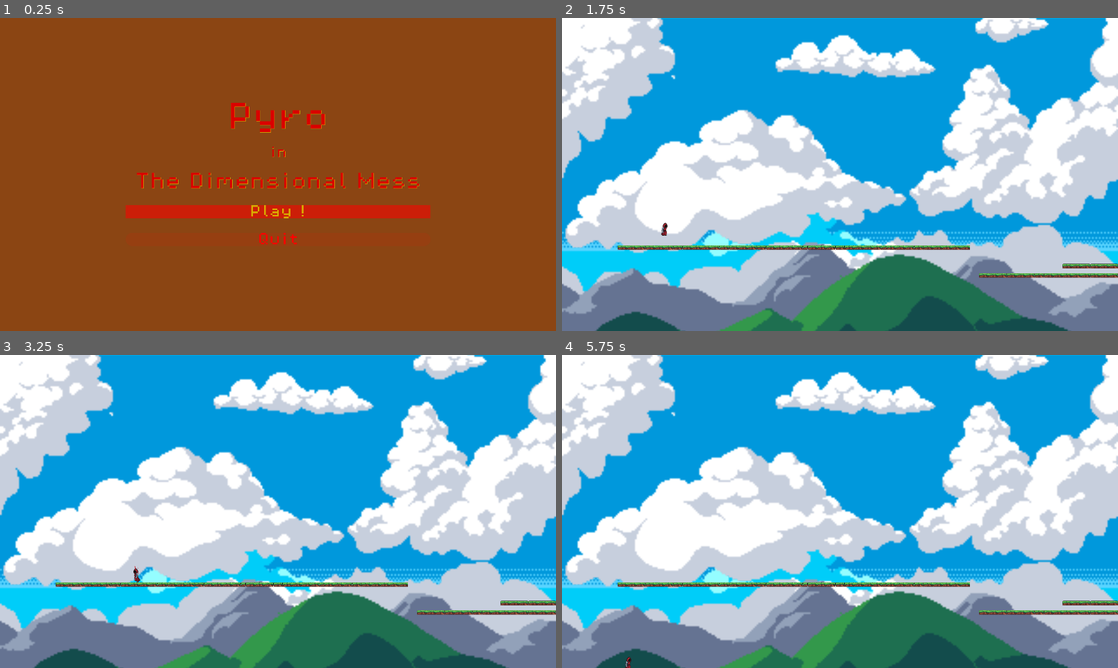
Above: before the commit, frames 1-4 (two rows, left to right).
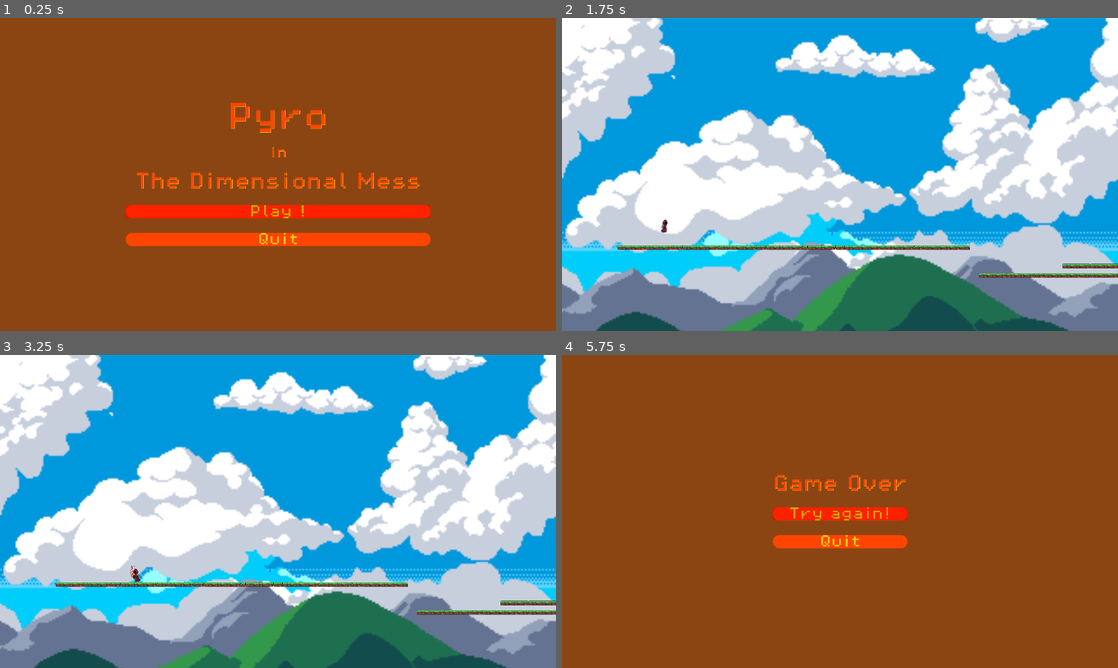
Above: after the commit, the same moments.

Repository: Ezveus/pyro_dimensional_mess
Game: Godot game, scene res://Scenes/Screens/StartScreen/start_screen.tscn
Two runs of this game, one before a commit and one after it. Both use one fixed random seed, a clock stepped at 60 frames per second and the inputs below.
Inputs:
- Up to frame 1 (0.25 s): no input
- Up to frame 2 (1.75 s): click "Play !" at 0.5 s; hold Right (move_right) from 1.28 s (still down); tap Space (jump) at 1.52 s
- Up to frame 3 (3.25 s): tap Enter at 2 s; tap Space (jump) at 2.27 s; release Right (move_right) at 2.78 s; hold Left (move_left) from 2.78 s (still down)
- Up to frame 4 (5.75 s): tap Space (jump) at 3.77, 4.25, 4.52, 5.27 s; release Left (move_left) at 5.03 s; hold Right (move_right) from 5.03 s (still down)

The runs differ from the first frame. In frame 1, 5.7% of the frame differs, in the area x 22-78%, y 27-73%; in frame 2, less than 0.1%; in frame 3, less than 0.1%; in frame 4, 100%, in the area x 0-100%, y 0-100%.

Commit message:
game_over: Add game_over screen with its music
- Add colorpicker addon and dedicated Gimp Palette
- Remake Theme using the new palette

Diff:
--- a/Scenes/Characters/Pyromancer/pyromancer.gd
+++ b/Scenes/Characters/Pyromancer/pyromancer.gd
@@ -1,20 +1,14 @@
 extends CharacterBody2D
 
 const SPEED = 200.0
-const JUMP_VELOCITY = -250.0
+const JUMP_VELOCITY = -300.0
+
+signal dead
 
 # Get the gravity from the project settings to be synced with RigidBody nodes.
 var gravity = ProjectSettings.get_setting("physics/2d/default_gravity")
 
-var original_position = Vector2(0, 0)
-
 @onready var animated_sprite = $AnimatedSprite2D
-
-func _ready():
-	print("Ready 1: X: %d, Y: %d" % [original_position.x, original_position.y])
-	original_position.x = position.x
-	original_position.y = position.y
-	print("Ready 2: X: %d, Y: %d" % [original_position.x, original_position.y])
 
 func _physics_process(delta):
 	# Input direction: -1, 0, 1
@@ -46,7 +40,6 @@
 
 	move_and_slide()
 
-func reset():
-	position.x = original_position.x
-	position.y = original_position.y
-	print("Reset: X: %d, Y: %d" % [original_position.x, original_position.y])
+func die():
+	animated_sprite.play('death')
+	dead.emit()
--- a/Scenes/Levels/level_1/level_1.gd
+++ b/Scenes/Levels/level_1/level_1.gd
@@ -1 +1,7 @@
 extends Node2D
+
+func _on_pyromancer_dead():
+	call_deferred("change_scene_to_game_over")
+
+func change_scene_to_game_over():
+	get_tree().change_scene_to_file("res://Scenes/Screens/GameOverScreen/game_over_screen.tscn")
--- a/Scenes/Levels/level_1/level_1.tscn
+++ b/Scenes/Levels/level_1/level_1.tscn
@@ -785,3 +785,5 @@
 shape = SubResource("WorldBoundaryShape2D_c6288")
 
 [node name="Level1" parent="." instance=ExtResource("9_d2nla")]
+
+[connection signal="dead" from="Pyromancer" to="." method="_on_pyromancer_dead"]
--- /dev/null
+++ b/Scenes/Music/game_over.tscn
@@ -0,0 +1,7 @@
+[gd_scene load_steps=2 format=3 uid="uid://i5qmt54apcit"]
+
+[ext_resource type="AudioStream" uid="uid://b10idiul23gq3" path="res://Assets/Music/game_over.wav" id="1_26aiu"]
+
+[node name="GameOver" type="AudioStreamPlayer"]
+stream = ExtResource("1_26aiu")
+autoplay = true
--- /dev/null
+++ b/Scenes/Screens/GameOverScreen/game_over_screen.gd
@@ -0,0 +1,10 @@
+extends Control
+
+func _ready():
+	$VBoxContainer/TryAgainButton.grab_focus()
+
+func _on_quit_button_pressed():
+	get_tree().quit()
+
+func _on_try_again_button_pressed():
+	get_tree().change_scene_to_file("res://Scenes/Levels/level_1/level_1.tscn")
--- /dev/null
+++ b/Scenes/Screens/GameOverScreen/game_over_screen.tscn
@@ -0,0 +1,61 @@
+[gd_scene load_steps=4 format=3 uid="uid://67b2cj8y4qjx"]
+
+[ext_resource type="Theme" uid="uid://cdwqgphxj12ib" path="res://Theme/theme.tres" id="1_gbtox"]
+[ext_resource type="PackedScene" uid="uid://i5qmt54apcit" path="res://Scenes/Music/game_over.tscn" id="2_o1tqc"]
+[ext_resource type="Script" path="res://Scenes/Screens/GameOverScreen/game_over_screen.gd" id="2_sqk1r"]
+
+[node name="GameOverScreen" type="Control"]
+layout_mode = 3
+anchors_preset = 15
+anchor_right = 1.0
+anchor_bottom = 1.0
+grow_horizontal = 2
+grow_vertical = 2
+theme = ExtResource("1_gbtox")
+script = ExtResource("2_sqk1r")
+
+[node name="VBoxContainer" type="VBoxContainer" parent="."]
+layout_mode = 1
+anchors_preset = 8
+anchor_left = 0.5
+anchor_top = 0.5
+anchor_right = 0.5
+anchor_bottom = 0.5
+offset_left = -176.0
+offset_top = -71.0
+offset_right = 176.0
+offset_bottom = 71.0
+grow_horizontal = 2
+grow_vertical = 2
+theme_override_constants/separation = 50
+
+[node name="Label" type="Label" parent="VBoxContainer"]
+layout_mode = 2
+theme_override_font_sizes/font_size = 60
+text = "Game Over"
+
+[node name="TryAgainButton" type="Button" parent="VBoxContainer"]
+layout_mode = 2
+theme_override_font_sizes/font_size = 45
+text = "Try again!"
+
+[node name="QuitButton" type="Button" parent="VBoxContainer"]
+layout_mode = 2
+theme_override_font_sizes/font_size = 45
+text = "Quit"
+
+[node name="CanvasLayer" type="CanvasLayer" parent="."]
+layer = -1
+
+[node name="ColorRect" type="ColorRect" parent="CanvasLayer"]
+anchors_preset = 15
+anchor_right = 1.0
+anchor_bottom = 1.0
+grow_horizontal = 2
+grow_vertical = 2
+color = Color(0.545098, 0.270588, 0.0745098, 1)
+
+[node name="GameOver" parent="." instance=ExtResource("2_o1tqc")]
+
+[connection signal="pressed" from="VBoxContainer/TryAgainButton" to="." method="_on_try_again_button_pressed"]
+[connection signal="pressed" from="VBoxContainer/QuitButton" to="." method="_on_quit_button_pressed"]
--- a/Scenes/Utils/Killzone/killzone.gd
+++ b/Scenes/Utils/Killzone/killzone.gd
@@ -1,16 +1,4 @@
 extends Area2D
 
-@onready var timer = $Timer
-var player
-
 func _on_body_entered(body):
-	print('Death')
-	Engine.time_scale = 0.25
-	#body.get_node('CollisionShape2D').queue_free()
-	player = body
-	timer.start()
-
-func _on_timer_timeout():
-	Engine.time_scale = 1
-	if player:
-		player.reset()
+	body.die()
--- a/Theme/button_normal_style.tres
+++ b/Theme/button_normal_style.tres
@@ -1,7 +1,7 @@
 [gd_resource type="StyleBoxFlat" format=3 uid="uid://bjwq2mjm1p31b"]
 
 [resource]
-bg_color = Color(1, 0, 0, 0.0941176)
+bg_color = Color(1, 0.270588, 0, 1)
 corner_radius_top_left = 50
 corner_radius_top_right = 50
 corner_radius_bottom_right = 50
--- /dev/null
+++ b/Theme/button_pressed_style.tres
@@ -0,0 +1,8 @@
+[gd_resource type="StyleBoxFlat" format=3 uid="uid://dke5uyn5cx5vq"]
+
+[resource]
+bg_color = Color(0.8, 0.215686, 0, 1)
+corner_radius_top_left = 50
+corner_radius_top_right = 50
+corner_radius_bottom_right = 50
+corner_radius_bottom_left = 50
--- a/Theme/theme.tres
+++ b/Theme/theme.tres
@@ -1,21 +1,26 @@
-[gd_resource type="Theme" load_steps=5 format=3 uid="uid://cdwqgphxj12ib"]
+[gd_resource type="Theme" load_steps=6 format=3 uid="uid://cdwqgphxj12ib"]
 
 [ext_resource type="StyleBox" uid="uid://k1y6qx164b7m" path="res://Theme/button_hover_style.tres" id="1_7fars"]
 [ext_resource type="StyleBox" uid="uid://bjwq2mjm1p31b" path="res://Theme/button_normal_style.tres" id="2_648rc"]
-[ext_resource type="FontFile" uid="uid://c2kxd6jo0ce3u" path="res://Assets/Fonts/PixelOperator8-Bold.ttf" id="3_t0q8n"]
-[ext_resource type="FontFile" uid="uid://bp2ctr40ei7wu" path="res://Assets/Fonts/PixelOperator8.ttf" id="4_l38hy"]
+[ext_resource type="StyleBox" uid="uid://dke5uyn5cx5vq" path="res://Theme/button_pressed_style.tres" id="3_cyoq5"]
+[ext_resource type="FontFile" uid="uid://c2kxd6jo0ce3u" path="res://Assets/Fonts/PixelOperator8-Bold.ttf" id="3_rojvn"]
+[ext_resource type="FontFile" uid="uid://bp2ctr40ei7wu" path="res://Assets/Fonts/PixelOperator8.ttf" id="4_wptjt"]
 
 [resource]
-default_font = ExtResource("4_l38hy")
-Button/colors/font_color = Color(1, 0, 0, 1)
-Button/colors/font_focus_color = Color(0.854902, 0.690196, 0, 1)
-Button/colors/font_hover_color = Color(0.854902, 0.690196, 0, 1)
+default_font = ExtResource("4_wptjt")
+Button/colors/font_color = Color(1, 0.843137, 0, 1)
+Button/colors/font_focus_color = Color(0.8, 0.678431, 0, 1)
+Button/colors/font_hover_color = Color(0.8, 0.678431, 0, 1)
+Button/colors/font_hover_pressed_color = Color(0.6, 0.505882, 0, 1)
+Button/colors/font_pressed_color = Color(0.6, 0.505882, 0, 1)
 Button/styles/focus = ExtResource("1_7fars")
 Button/styles/hover = ExtResource("1_7fars")
 Button/styles/normal = ExtResource("2_648rc")
+Button/styles/pressed = ExtResource("3_cyoq5")
 Fonts/colors/Main = Color(0.698039, 0, 0, 1)
 Fonts/colors/Sub = Color(0.854902, 0.690196, 0, 1)
-Fonts/fonts/large = ExtResource("3_t0q8n")
-Fonts/fonts/normal = ExtResource("4_l38hy")
-Label/colors/font_color = Color(0.854902, 0, 0, 1)
-Label/colors/font_shadow_color = Color(0.854902, 0.690196, 0, 1)
+Fonts/fonts/large = ExtResource("3_rojvn")
+Fonts/fonts/normal = ExtResource("4_wptjt")
+Label/colors/font_color = Color(1, 0.270588, 0, 1)
+Label/colors/font_outline_color = Color(0.439216, 0.501961, 0.564706, 1)
+Label/colors/font_shadow_color = Color(1, 0.843137, 0, 1)
--- a/project.godot
+++ b/project.godot
@@ -24,6 +24,10 @@
 window/stretch/mode="viewport"
 window/stretch/aspect="expand"
 
+[editor_plugins]
+
+enabled=PackedStringArray("res://addons/gdquest_colorpicker_presets/plugin.cfg")
+
 [input]
 
 jump={
Not shown, added: Addons/gdquest_colorpicker_presets/gdquest_colorpicker_presets.gd
Not shown, added: Addons/gdquest_colorpicker_presets/plugin.cfg
Not shown: 1 places in Scenes/Music/dimensional_mess.tscn that only renumber resources
Not shown, added: assets/Music/game_over.wav.import
Not shown, added: Addons/gdquest_colorpicker_presets/presets.gpl
Not shown, added: assets/Music/game_over.wav
